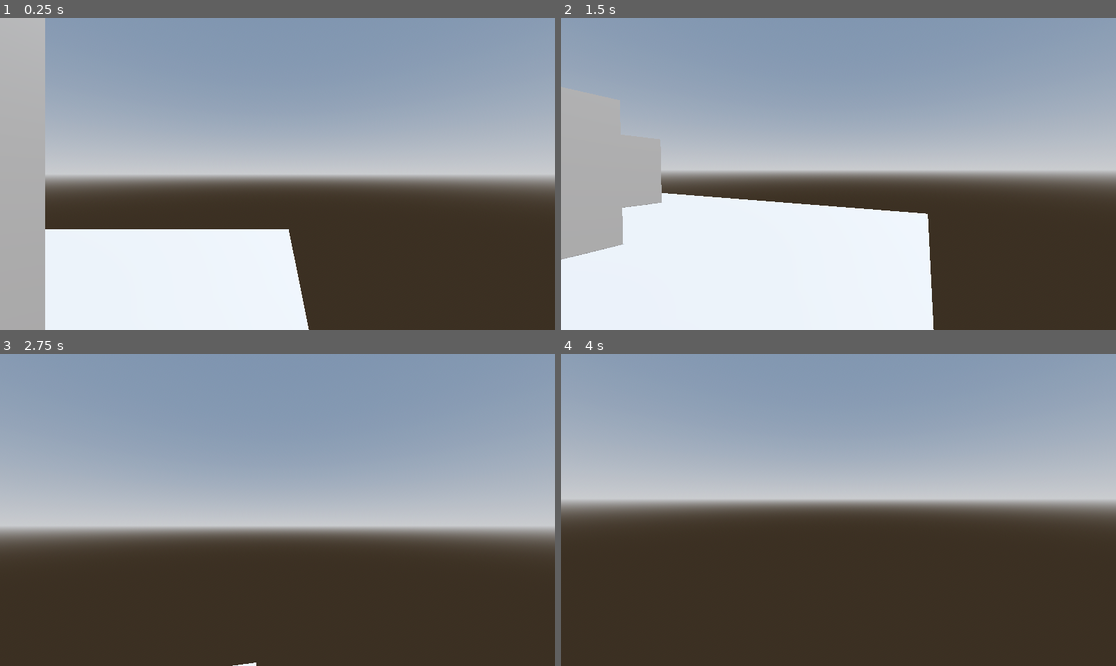
Above: before the commit, frames 1-4 (two rows, left to right).
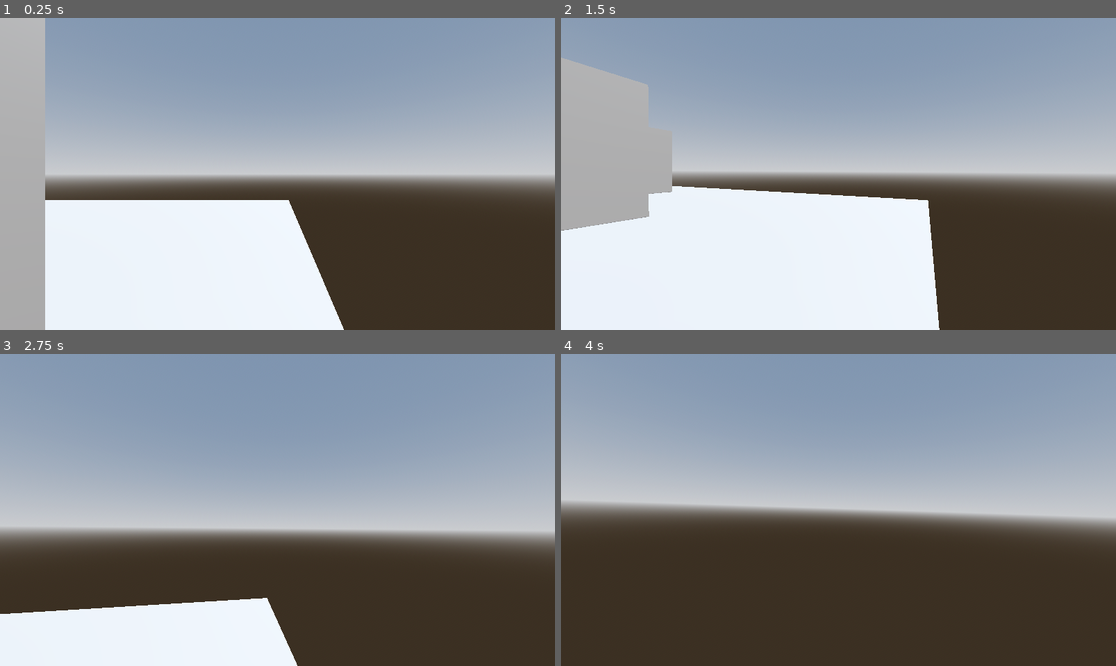
Above: after the commit, the same moments.

Repository: Daniel-Geo/medieval-adventure
Game: Godot game, scene res://scenes/main.tscn
Two runs of this game, one before a commit and one after it. Both use one fixed random seed, a clock stepped at 60 frames per second and the inputs below.
Inputs (mouse positions are in pixels of both pictures, inside the frame that each line leads up to):
- Up to frame 1 (0.25 s): no input
- Up to frame 2 (1.5 s): tap Enter (ui_accept) at 0.5, 0.77, 1.07 s; move the mouse to (866, 174) at 0.52 s; hold Q (crouch) 0.53-1.28 s; hold W (forward) from 0.53 s (still down); tap Alt (free_look) at 0.8, 1.35 s; move the mouse to (810, 174) at 1.27 s
- Up to frame 3 (2.75 s): keep holding W (forward); tap Enter (ui_accept) at 1.52, 1.82, 2.3 s; tap Shift (sprint) at 1.55 s; move the mouse to (288, 503) at 2.02 s; hold Shift (sprint) from 2.03 s (still down)
- Up to frame 4 (4 s): keep holding W (forward); move the mouse to (832, 516) at 2.77 s; release Shift (sprint) at 2.78 s; tap Enter (ui_accept) at 2.85, 3.02, 3.32, 3.77 s; tap Q (crouch) at 3.05 s; move the mouse to (877, 513) at 3.52 s; hold Q (crouch) from 3.53 s (still down); tap Alt (free_look) at 3.8 s

The runs differ from the first frame. In frame 1, 5.6% of the frame differs, in the area x 8-62%, y 58-100%; in frame 2, 5.2%; in frame 3, 12%, in the area x 0-100%, y 55-100%; in frame 4, 6.5%.

Commit message:
Add jump/landing animations and improve movement
- Added jump, landing, and roll animations with camera effects.
- Implemented smoother speed transitions using lerp.
- Added separate air control speed (air_lerp_speed) for better aerial maneuverability.
- Tweaked camera rotation to use Eyes node instead of Camera3D for proper animation support.
- Adjusted player spawn position from Y: 4.2 to Y: 2
- Added some more CSGBox3D elements to level geometry.

Diff:
--- a/scenes/main.tscn
+++ b/scenes/main.tscn
@@ -73,6 +73,10 @@
 operation = 2
 size = Vector3(1, 0.5, 1)
 
+[node name="CSGBox3D2" type="CSGBox3D" parent="CSGCombiner3D/CSGBox3D6" unique_id=35263749]
+transform = Transform3D(1.2999985, 0, -1.9895197e-13, 0, 0.99999815, 0, 1.9539925e-13, 0, 1.4349986, -1.286, 0.5, 2)
+size = Vector3(1, 0.5, 1)
+
 [node name="CSGBox3D7" type="CSGBox3D" parent="CSGCombiner3D" unique_id=1907158984]
 transform = Transform3D(5.215406e-08, 0, -2.0000002, 0, 1, 0, 0.7, 0, 1.4901161e-07, -11.5, 2.9, 8.1)
 use_collision = true
@@ -108,15 +112,27 @@
 use_collision = true
 size = Vector3(1.4, 4.8, 4.8)
 
+[node name="CSGBox3D" type="CSGBox3D" parent="CSGCombiner3D/CSGBox3D10" unique_id=553286893]
+transform = Transform3D(1.2999985, 0, -1.2505552e-12, 0, 0.99999815, 0, 1.8474111e-13, 0, 2.8699973, -1.286, -1.5, 0)
+size = Vector3(1, 0.5, 1)
+
 [node name="CSGBox3D11" type="CSGBox3D" parent="CSGCombiner3D" unique_id=1194294383]
 transform = Transform3D(0.70000005, -4.3711385e-08, 1.134885e-07, 3.059797e-08, 0.99999994, 4.196294e-08, -8.275204e-08, -4.3711385e-08, 0.96000004, -17.432, 2.9, -10.9)
 use_collision = true
 size = Vector3(1.4, 4.8, 4.8)
 
+[node name="CSGBox3D" type="CSGBox3D" parent="CSGCombiner3D/CSGBox3D11" unique_id=121788554]
+transform = Transform3D(1.2999985, -6.828817e-15, -1.1652901e-12, -9.508499e-15, 0.999998, 0, 1.6342483e-13, -7.1054274e-15, 2.8699973, 1.2860005, -0.50000024, 0.20833397)
+size = Vector3(1, 0.5, 1)
+
 [node name="CSGBox3D12" type="CSGBox3D" parent="CSGCombiner3D" unique_id=2015777809]
 transform = Transform3D(0.70000005, -4.3711385e-08, 1.134885e-07, 3.059797e-08, 0.99999994, 4.196294e-08, -8.275204e-08, -4.3711385e-08, 0.96000004, -13.631999, 2.9, -10.9)
 use_collision = true
 size = Vector3(1.4, 4.8, 4.8)
+
+[node name="CSGBox3D" type="CSGBox3D" parent="CSGCombiner3D/CSGBox3D12" unique_id=1850382295]
+transform = Transform3D(1.2999985, -6.828817e-15, -1.1652901e-12, -1.3061212e-14, 0.9999979, 0, 1.563194e-13, -1.0658141e-14, 2.8699973, -1.286, 1.5, -0.104332924)
+size = Vector3(1, 0.5, 1)
 
 [node name="CSGBox3D13" type="CSGBox3D" parent="CSGCombiner3D" unique_id=10153053]
 transform = Transform3D(5.215406e-08, 0, -2.0000002, 0, 1, 0, 0.7, 0, 1.4901161e-07, -24.3, 2.9, -8.1)
@@ -141,4 +157,4 @@
 transform = Transform3D(1, 0, 0, 0, 2.5, 0, 0, 0, 1, -10.512004, 3, 1)
 
 [node name="Player" parent="." unique_id=1705280114 instance=ExtResource("1_o5qli")]
-transform = Transform3D(1, 0, 0, 0, 1, 0, 0, 0, 1, 18.6, 4.2000003, 0)
+transform = Transform3D(1, 0, 0, 0, 1, 0, 0, 0, 1, 18.6, 2, 0)
--- a/scenes/player.tscn
+++ b/scenes/player.tscn
@@ -3,6 +3,125 @@
 [ext_resource type="Script" uid="uid://quibbxskk14r" path="res://scripts/player.gd" id="1_3vyb7"]
 
 [sub_resource type="CapsuleShape3D" id="CapsuleShape3D_u8vuu"]
+
+[sub_resource type="Animation" id="Animation_3vyb7"]
+length = 0.001
+tracks/0/type = "value"
+tracks/0/imported = false
+tracks/0/enabled = true
+tracks/0/path = NodePath("Camera3D:position")
+tracks/0/interp = 1
+tracks/0/loop_wrap = true
+tracks/0/keys = {
+"times": PackedFloat32Array(0),
+"transitions": PackedFloat32Array(1),
+"update": 0,
+"values": [Vector3(0, 0, 0)]
+}
+tracks/1/type = "value"
+tracks/1/imported = false
+tracks/1/enabled = true
+tracks/1/path = NodePath("Camera3D:rotation")
+tracks/1/interp = 1
+tracks/1/loop_wrap = true
+tracks/1/keys = {
+"times": PackedFloat32Array(0),
+"transitions": PackedFloat32Array(1),
+"update": 0,
+"values": [Vector3(0, 0, 0)]
+}
+
+[sub_resource type="Animation" id="Animation_g2els"]
+resource_name = "jump"
+length = 0.3
+tracks/0/type = "value"
+tracks/0/imported = false
+tracks/0/enabled = true
+tracks/0/path = NodePath("Camera3D:position")
+tracks/0/interp = 1
+tracks/0/loop_wrap = true
+tracks/0/keys = {
+"times": PackedFloat32Array(0, 0.1, 0.3),
+"transitions": PackedFloat32Array(1, 1, 1),
+"update": 0,
+"values": [Vector3(0, 0, 0), Vector3(0, -0.1, 0), Vector3(0, 0, 0)]
+}
+tracks/1/type = "value"
+tracks/1/imported = false
+tracks/1/enabled = true
+tracks/1/path = NodePath("Camera3D:rotation")
+tracks/1/interp = 1
+tracks/1/loop_wrap = true
+tracks/1/keys = {
+"times": PackedFloat32Array(0, 0.1, 0.3),
+"transitions": PackedFloat32Array(1, 1, 1),
+"update": 0,
+"values": [Vector3(0, 0, 0), Vector3(0.05235988, 0, 0.034906585), Vector3(0, 0, 0)]
+}
+
+[sub_resource type="Animation" id="Animation_qhqgy"]
+resource_name = "landing"
+length = 0.3
+tracks/0/type = "value"
+tracks/0/imported = false
+tracks/0/enabled = true
+tracks/0/path = NodePath("Camera3D:position")
+tracks/0/interp = 1
+tracks/0/loop_wrap = true
+tracks/0/keys = {
+"times": PackedFloat32Array(0, 0.1, 0.3),
+"transitions": PackedFloat32Array(1, 1, 1),
+"update": 0,
+"values": [Vector3(0, 0, 0), Vector3(0, -0.1, 0), Vector3(0, 0, 0)]
+}
+tracks/1/type = "value"
+tracks/1/imported = false
+tracks/1/enabled = true
+tracks/1/path = NodePath("Camera3D:rotation")
+tracks/1/interp = 1
+tracks/1/loop_wrap = true
+tracks/1/keys = {
+"times": PackedFloat32Array(0, 0.1, 0.3),
+"transitions": PackedFloat32Array(1, 1, 1),
+"update": 0,
+"values": [Vector3(0, 0, 0), Vector3(0.05235988, 0, 0.034906585), Vector3(0, 0, 0)]
+}
+
+[sub_resource type="Animation" id="Animation_dqkch"]
+resource_name = "roll"
+length = 0.6
+tracks/0/type = "value"
+tracks/0/imported = false
+tracks/0/enabled = true
+tracks/0/path = NodePath("Camera3D:position")
+tracks/0/interp = 1
+tracks/0/loop_wrap = true
+tracks/0/keys = {
+"times": PackedFloat32Array(0, 0.2, 0.6),
+"transitions": PackedFloat32Array(1, 1, 1),
+"update": 0,
+"values": [Vector3(0, 0, 0), Vector3(0, -0.5, 0), Vector3(0, 0, 0)]
+}
+tracks/1/type = "value"
+tracks/1/imported = false
+tracks/1/enabled = true
+tracks/1/path = NodePath("Camera3D:rotation")
+tracks/1/interp = 1
+tracks/1/loop_wrap = true
+tracks/1/keys = {
+"times": PackedFloat32Array(0, 0.2, 0.6),
+"transitions": PackedFloat32Array(1, 1, 1),
+"update": 0,
+"values": [Vector3(0, 0, 0), Vector3(-3.1415927, 0, 0.034906585), Vector3(-6.2831855, 0, 0)]
+}
+
+[sub_resource type="AnimationLibrary" id="AnimationLibrary_dqkch"]
+_data = {
+&"RESET": SubResource("Animation_3vyb7"),
+&"jump": SubResource("Animation_g2els"),
+&"landing": SubResource("Animation_qhqgy"),
+&"roll": SubResource("Animation_dqkch")
+}
 
 [node name="Player" type="CharacterBody3D" unique_id=1705280114]
 script = ExtResource("1_3vyb7")
@@ -22,3 +141,6 @@
 [node name="Eyes" type="Node3D" parent="Neck/Head" unique_id=1278435500]
 
 [node name="Camera3D" type="Camera3D" parent="Neck/Head/Eyes" unique_id=898600905]
+
+[node name="AnimationPlayer" type="AnimationPlayer" parent="Neck/Head/Eyes" unique_id=1636694719]
+libraries/ = SubResource("AnimationLibrary_dqkch")
--- a/scripts/player.gd
+++ b/scripts/player.gd
@@ -7,6 +7,7 @@
 
 # Movement variables
 @export var lerp_speed := 10.0
+@export var air_lerp_speed := 3.0
 @export var crouching_depth := 0.5
 @export var jump_velocity := 4.5
 @export var free_look_tilt_amount := 5.0
@@ -33,6 +34,7 @@
 
 # Input variables
 var current_speed: float
+var last_velocity := Vector3.ZERO
 var input_dir: Vector2
 var direction := Vector3.ZERO
 
@@ -50,6 +52,7 @@
 @onready var camera_3d: Camera3D = $Neck/Head/Eyes/Camera3D
 @onready var collision_shape_3d: CollisionShape3D = $CollisionShape3D
 @onready var ray_cast_3d: RayCast3D = $RayCast3D
+@onready var animation_player: AnimationPlayer = $Neck/Head/Eyes/AnimationPlayer
 
 # Player nodes movement state properties
 @onready var collision_shape_3d_height: float = (collision_shape_3d.shape as CapsuleShape3D).height
@@ -85,27 +88,37 @@
 	# Handle jump.
 	if Input.is_action_just_pressed("ui_accept") and is_on_floor():
 		velocity.y = jump_velocity
+		animation_player.play("jump")
 		sliding = false
 
+	# Handle landing
+	if is_on_floor():
+		if last_velocity.y < -10.0:
+			animation_player.play("roll")
+		elif last_velocity.y < -4.0:
+			animation_player.play("landing")
+
 	# Handle the movement direction.
-	direction = lerp(direction, (transform.basis * Vector3(input_dir.x, 0, input_dir.y)).normalized(), delta * lerp_speed)
+	if is_on_floor():
+		direction = lerp(direction, (transform.basis * Vector3(input_dir.x, 0, input_dir.y)).normalized(), delta * lerp_speed)
+	else:
+		if input_dir != Vector2.ZERO:
+			direction = lerp(direction, (transform.basis * Vector3(input_dir.x, 0, input_dir.y)).normalized(), delta * air_lerp_speed)
 
 	# Handle the movement direction while sliding
 	if sliding:
 		direction = (transform.basis * Vector3(input_dir.x, 0, input_dir.y)).normalized()
+		current_speed = (slide_timer + 0.1) * slide_speed
 
 	# Handle the movement
 	if direction:
 		velocity.x = direction.x * current_speed
 		velocity.z = direction.z * current_speed
-
-		# Handle the movement while sliding
-		if sliding:
-			velocity.x = direction.x * slide_speed * slide_timer
-			velocity.z = direction.z * slide_speed * slide_timer
 	else:
 		velocity.x = move_toward(velocity.x, 0, current_speed)
 		velocity.z = move_toward(velocity.z, 0, current_speed)
+
+	last_velocity = velocity
 
 	move_and_slide()
 
@@ -114,7 +127,7 @@
 func handle_movement_state(delta: float) -> void:
 	# Crouching
 	if Input.is_action_pressed("crouch") or sliding:
-		current_speed = crouch_speed
+		current_speed = lerp(current_speed, crouch_speed, delta * lerp_speed)
 		head.position.y = lerp(head.position.y, -crouching_depth, delta * lerp_speed)
 		collision_shape_3d.shape.height = collision_shape_3d_height - crouching_depth
 
@@ -137,7 +150,7 @@
 
 		# Sprinting
 		if Input.is_action_pressed("sprint"):
-			current_speed = sprint_speed
+			current_speed = lerp(current_speed, sprint_speed, delta * lerp_speed)
 
 			walking = false
 			sprinting = true
@@ -145,7 +158,7 @@
 
 		# Walking
 		else:
-			current_speed = walking_speed
+			current_speed = lerp(current_speed, walking_speed, delta * lerp_speed)
 
 			walking = true
 			sprinting = false
@@ -157,14 +170,14 @@
 
 		# Handle sliding camera tilt
 		if sliding:
-			camera_3d.rotation.z = lerp(camera_3d.rotation.z, -deg_to_rad(7.0), delta * lerp_speed)
+			eyes.rotation.z = lerp(camera_3d.rotation.z, -deg_to_rad(7.0), delta * lerp_speed)
 		else:
-			camera_3d.rotation.z = -deg_to_rad(neck.rotation.y) * free_look_tilt_amount
+			eyes.rotation.z = -deg_to_rad(neck.rotation.y) * free_look_tilt_amount
 
 	else:
 		free_looking = false
 		neck.rotation.y = lerp(neck.rotation.y, 0.0, delta * lerp_speed)
-		camera_3d.rotation.z = lerp(camera_3d.rotation.z, 0.0, delta * lerp_speed)
+		eyes.rotation.z = lerp(eyes.rotation.z, 0.0, delta * lerp_speed)
 
 	# Handle sliding
 	if sliding:
